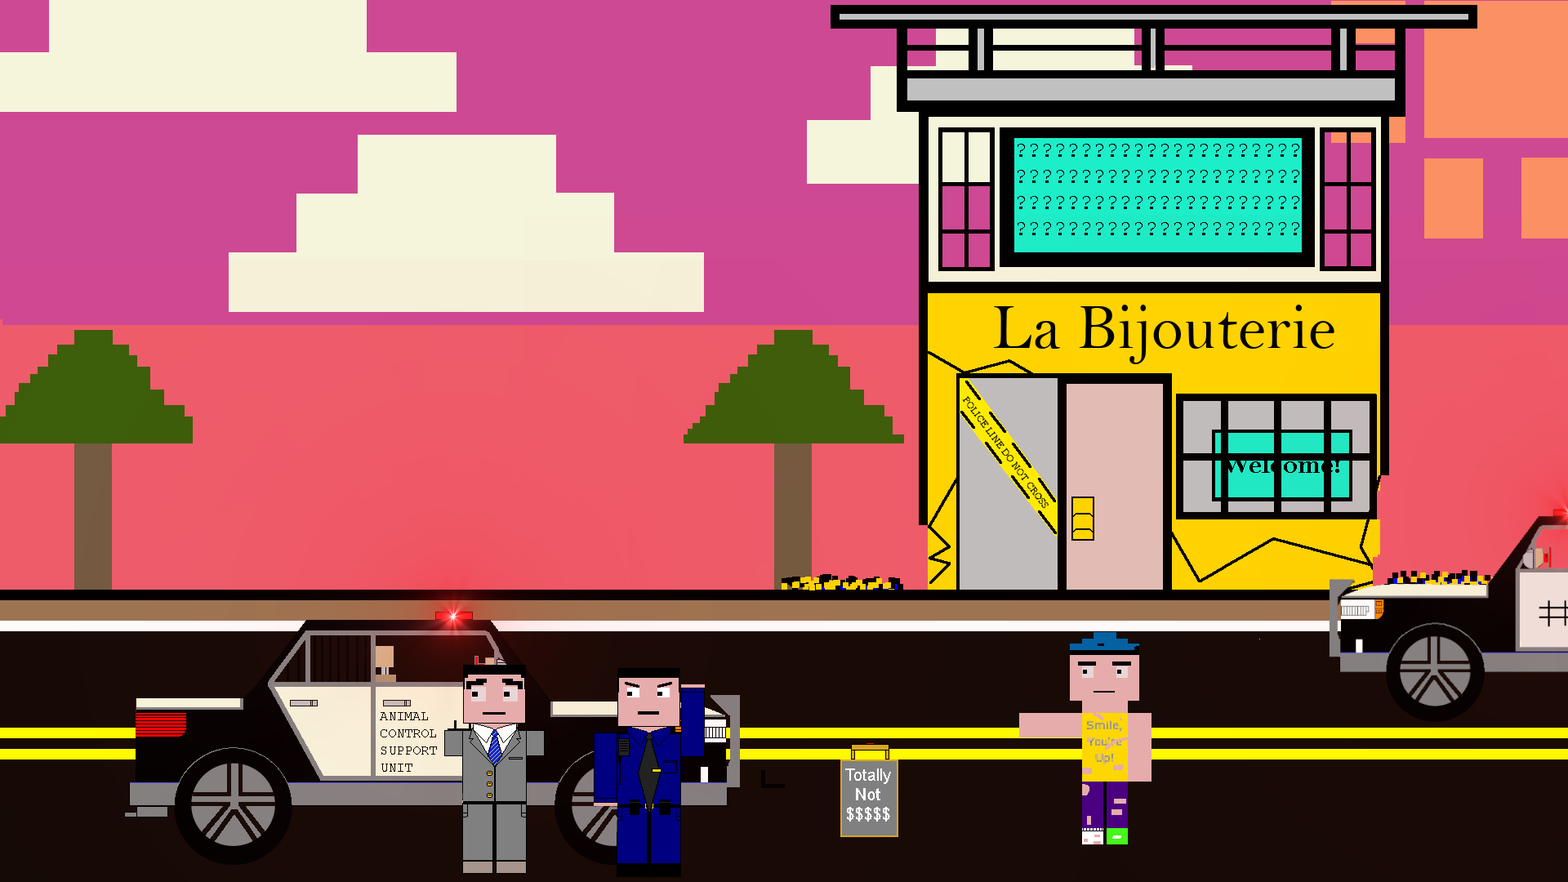
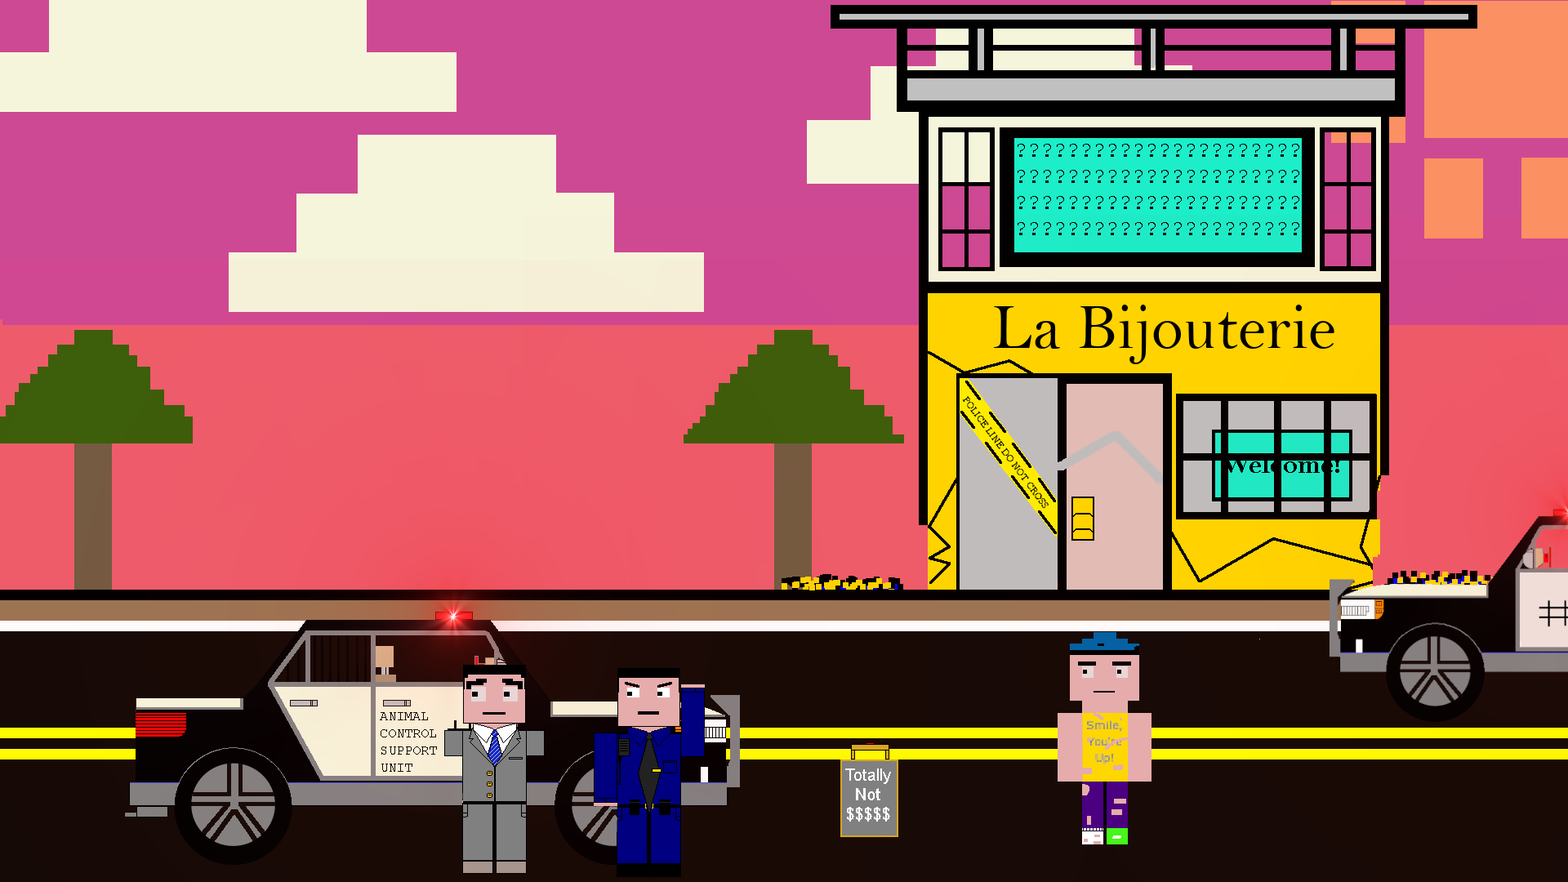
Before/after of a (1568, 882) layered artwork. What changed in the layer stack:
removed layer "arm" over [1019, 712, 1083, 739]
added layer "arm copy" above "player copy" over [1056, 712, 1083, 782]
added layer "Background copy #8" above "Background copy #7" over [761, 431, 1163, 789]
hid "Background copy #7" over [761, 431, 1163, 789]